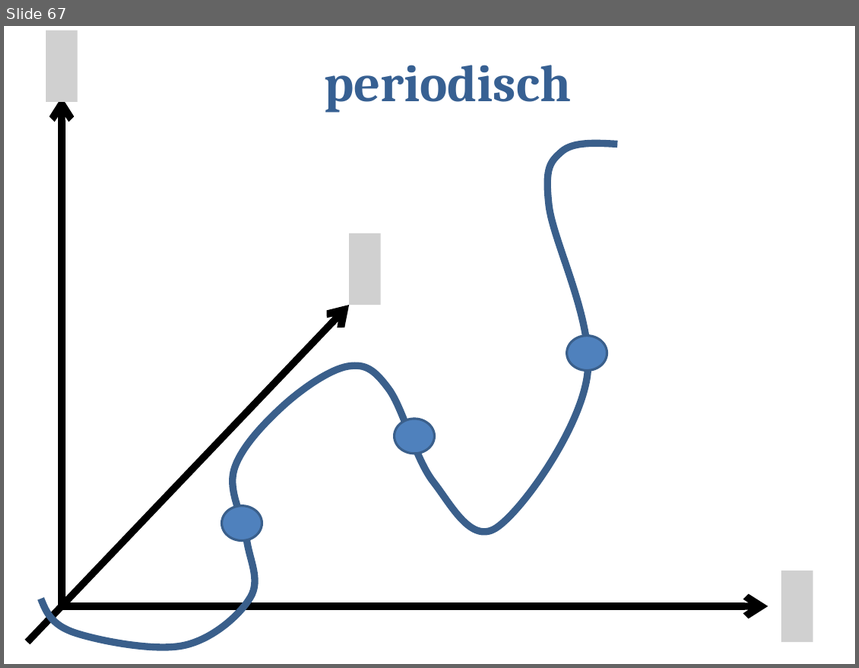
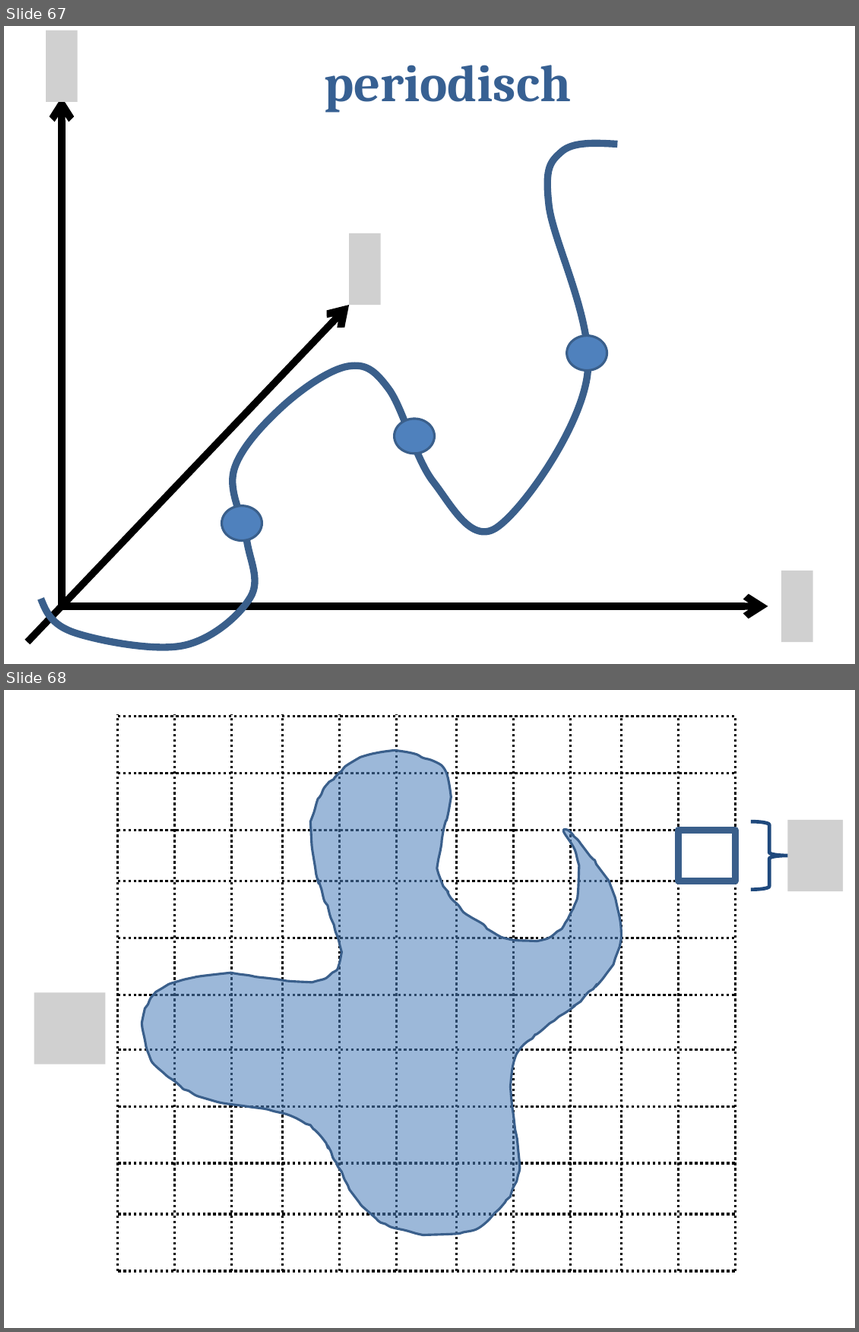
Before and after one commit to sophiahenckell/HIWI_Computersimulation, a slide deck: Bilder.pptx. Shown one above the other, each under a label of ours: slide 67 before the commit, slides 67 and 68 after it. The pictures are 859x668 and 859x1332 pixels, drawn with LibreOffice and Linux fonts; fonts in the diff are those of the drawing; grey boxes stand for pictures. Boxes give left, top, right and bottom in pixels: in the first picture for what was removed or moved away, otherwise in the second. Text is boxed around its words. In the diff, an @@ line names an element or a change of style, - is before the commit and + after.

```diff
--- a/Bilder.pptx
+++ b/Bilder.pptx
@@ slide 68 added at (4, 690, 855, 1328), background #FFFFFF @@
@@ group added at (118, 714, 396, 1271): 6 lines @@
@@ group added at (457, 717, 735, 1271): 6 lines @@
@@ freeform shape added at (142, 751, 621, 1236), fill #4F81BD at 56% opacity, outline #3A5F8C 2 pt @@
@@ left brace added at (751, 822, 788, 890), outline #1F497D 3 pt @@
@@ picture added at (788, 820, 843, 891) @@
@@ rectangle added at (678, 831, 735, 882), outline #3A5F8C 6 pt @@
@@ group added at (118, 717, 735, 995): 6 lines @@
@@ picture added at (34, 993, 105, 1065) @@
@@ group added at (118, 1050, 735, 1271): 5 lines @@
```
Also in this commit, not shown: 1 other slide added, 5 other files.
